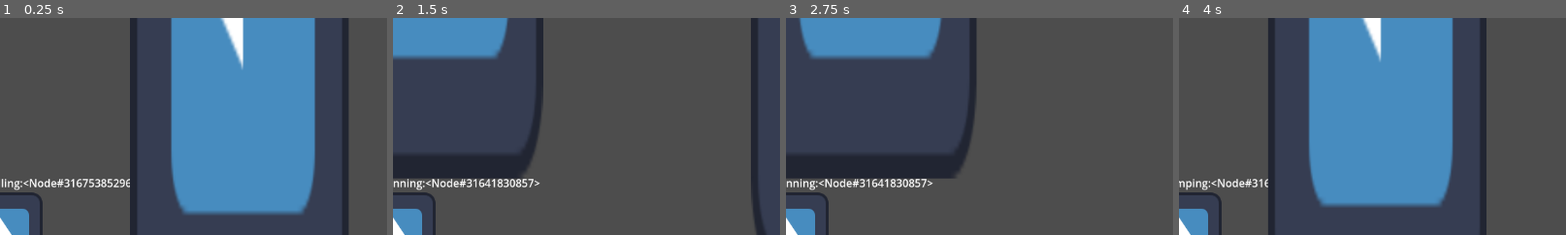
Above: before the commit, frames 1-4 (left to right).
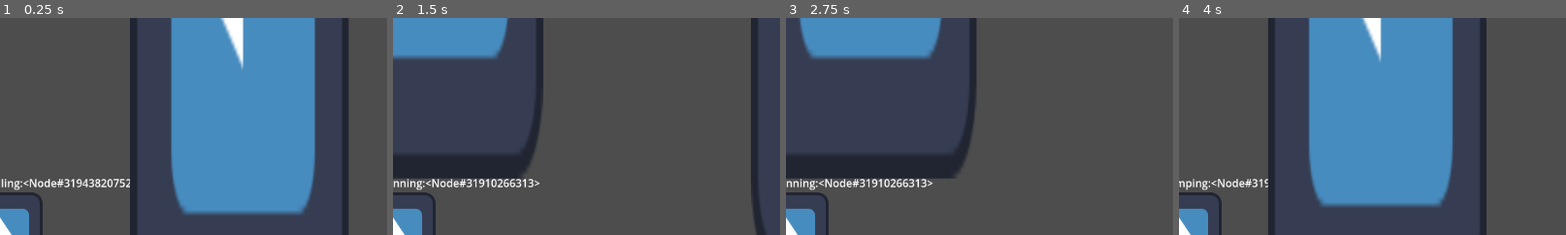
Above: after the commit, the same moments.

Repository: FoxedGuy/rune-ruins
Game: Godot game, scene res://player/PlayerTest.tscn
Same seed, same stepped clock (60 frames per second), same inputs: the game is played once before the commit and once after it. The engine's default icon, where the game draws it, is replaced by a stand-in: a white triangle on a blue panel in a dark square.
Inputs:
- Up to frame 1 (0.25 s): no input
- Up to frame 2 (1.5 s): hold D (move_right) from 0.53 s (still down); tap W (move_jump) at 0.77 s
- Up to frame 3 (2.75 s): tap W (move_jump) at 1.52 s; release D (move_right) at 2.03 s; hold A (move_left) from 2.03 s (still down)
- Up to frame 4 (4 s): release A (move_left) at 2.78 s; hold D (move_right) from 2.78 s (still down); tap W (move_jump) at 3.02, 3.77 s
The pictures show only the part of the screen within x 50-100%, y 0-50%; the shares and areas given below are measured in that part.

The runs differ from the first frame. In frame 1, 0.3% of the frame differs, in the area x 19-34%, y 74-79%; in frame 2, 0.3%, in the area x 22-37%, y 74-79%; in frame 3, 0.3%; in frame 4, less than 0.1%.

Commit message:
added cooldown for buttons in wall jump

Diff:
--- a/player/states/on_wall_state.gd
+++ b/player/states/on_wall_state.gd
@@ -1,4 +1,9 @@
 extends PlayerState
+
+const INPUT_BUFFER_TIME := 0.13
+
+var direction_buffer_timer := 0.0
+var buffered_direction_x := 0.0
 
 var wall_side: PlayerEnums.WallSide
 
@@ -8,13 +13,23 @@
 
 func update_physics(delta: float) -> void:
 	var input_direction_x := Input.get_axis("move_left", "move_right")
-	player.velocity.x = player.SPEED * input_direction_x
+	if not is_equal_approx(input_direction_x, 0.0):
+		buffered_direction_x = input_direction_x
+		direction_buffer_timer = INPUT_BUFFER_TIME
+	else:
+		direction_buffer_timer -= delta
+
+	var used_direction_x := input_direction_x
+	if is_equal_approx(used_direction_x, 0.0) and direction_buffer_timer > 0.0:
+		used_direction_x = buffered_direction_x
+
+	player.velocity.x = player.SPEED * used_direction_x
 	player.velocity += player.get_gravity() * delta
 	player.move_and_slide()
 
 	if Input.is_action_just_pressed("move_jump"):
 		finished.emit(JUMPING, {"wall_side": wall_side})
-	if not player.is_on_wall():
+	if not player.is_on_wall() and direction_buffer_timer < 0:
 		finished.emit(FALLING, {"wall_side": wall_side})
 	if player.is_on_floor():
 		if is_equal_approx(input_direction_x, 0.0):
